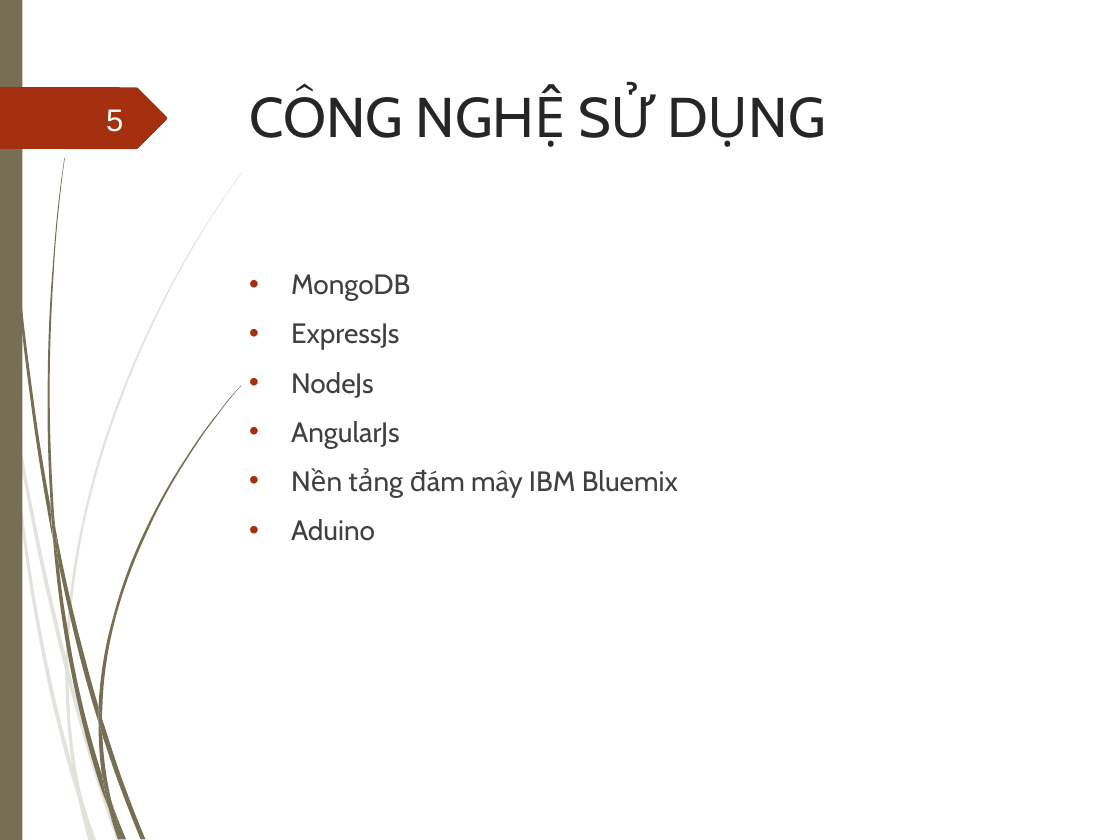
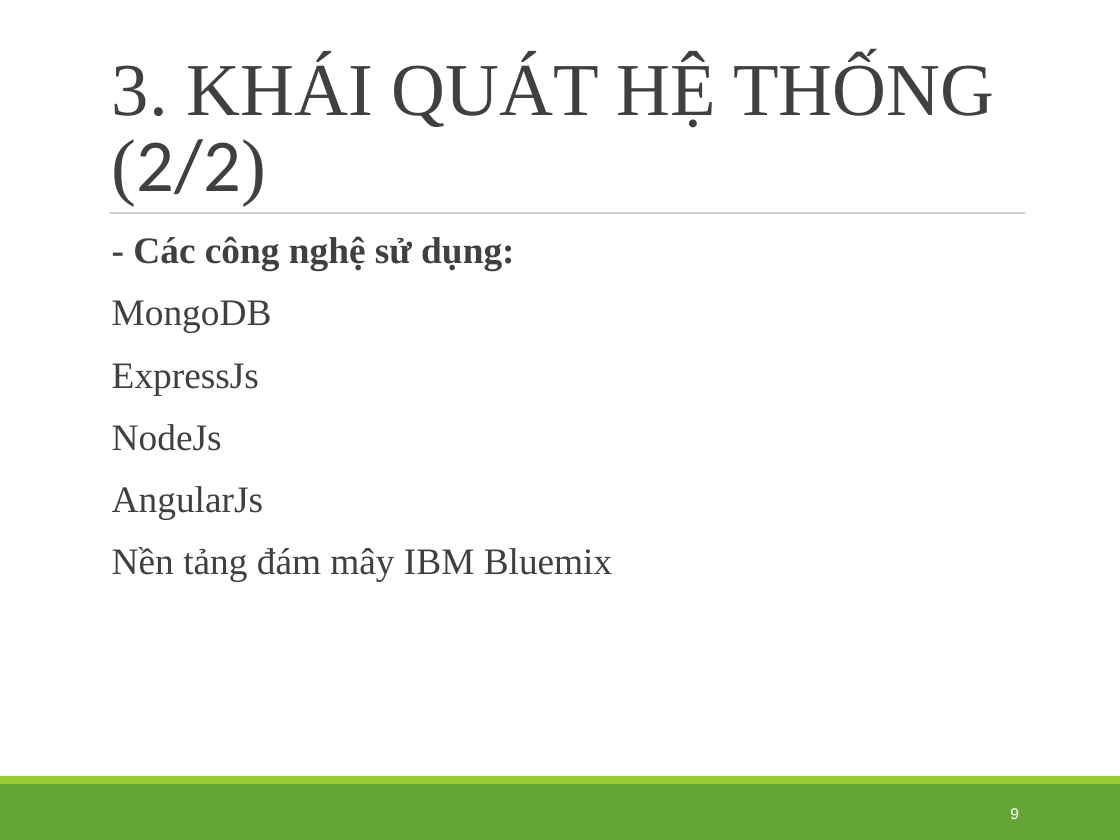
Before and after one commit to Trinhleo/vegetableApp, a slide deck: slide 9 of BÁO-CÁO-ĐỒ-ÁN-TỐT-NGHIỆP - Khanhtrinh.ppt (slide 5 before the commit). Drawn at 1120x840 pixels with LibreOffice and Linux fonts; fonts in the diff are those of the drawing; background and template pictures are left out. Boxes give left, top, right and bottom in pixels: in the first picture for what was removed or moved away, otherwise in the second. Text is boxed around its words. In the diff, an @@ line names an element or a change of style, - is before the commit and + after.

```diff
--- a/BÁO-CÁO-ĐỒ-ÁN-TỐT-NGHIỆP - Khanhtrinh.ppt
+++ b/BÁO-CÁO-ĐỒ-ÁN-TỐT-NGHIỆP - Khanhtrinh.ppt
@@ rectangle removed at (0,0,22,840) @@
@@ title added at (112,57,994,206), 48 pt, text #404040 @@
+3. KHÁI QUÁT HỆ THỐNG
+(2/2)
@@ freeform shape removed at (0,87,167,150) @@
@@ page number removed at (106,109,123,132) @@
-5
@@ title removed at (249,90,403,138) @@
-CÔNG NGHỆ SỬ DỤNG
@@ text "- Các công nghệ sử ...": place and size @@
-text "- Các công nghệ sử ..." at (291,274,678,541)
+text "- Các công nghệ sử ..." at (112,236,612,581)
@@ line added from (110, 213) to (1025, 213), #7F7F7F 0.51 pt @@
@@ text at (133,236,514,271): paragraph added @@
+  - Các công nghệ sử dụng:
@@ text at (112,300,612,581): size 18 to 24 pt, font Cabin to Times New Roman in "MongoDB", "ExpressJs", "NodeJs", "AngularJs" and 1 more places; bullet • to  ; line spacing 1 to 0.9; more space between paragraphs; bullet colour #A53010 to #99CB38 @@
@@ text at (291,519,375,541): paragraph removed @@
-• Aduino
@@ rectangle added at (0,776,1120,784), fill #99CB38 @@
@@ group removed at (0,171,243,840): 10 freeform shapes @@
@@ group removed at (2,0,242,840): 12 freeform shapes @@
@@ rectangle added at (0,784,1120,840), fill #63A537 @@
@@ page number added at (1010,808,1019,819), 10 pt, text #FEFFFF @@
+9
```
Also in this commit, not shown: 10 other slides changed, 2 slides added, 2 slides removed, 25 other files.
